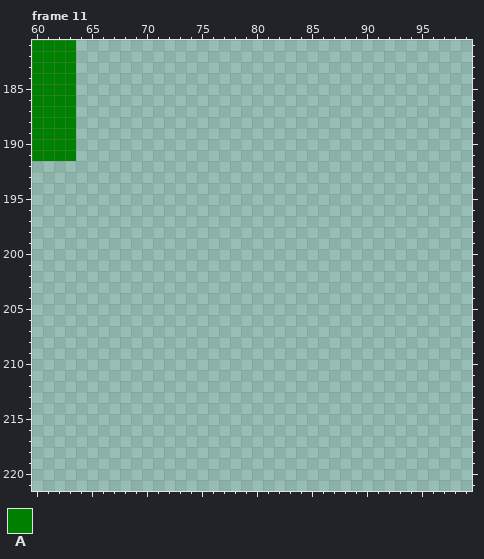
Pixel-art file -- animations/3010_Kensou_08135047.aseprite. This is how it looked before the edit.
600x300 pixels, 71 frames. Colours within 5 levels of each other are drawn and written as one. Shown: frame 11: x 60..99, y 181..221. The commit also changed other frames or places, which this record leaves out.
Palette (. is transparent): A #008000
Pixels before, frame 11, first column x 60:
181 AAAA
182 AAAA
183 AAAA
184 AAAA
185 AAAA
186 AAAA
187 AAAA
188 AAAA
189 AAAA
190 AAAA
191 AAAA
Now the later version:
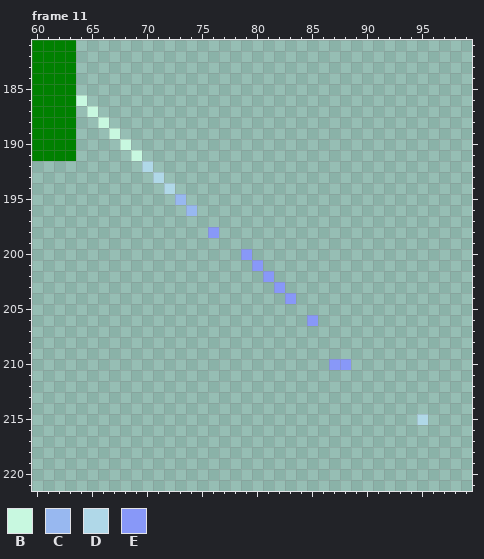
Colours new in this view: B #c8f8e0  C #98b8f0  D #b0d8e8  E #8898f8
Difference:
layer "特效层1" now shown
Frame 11, layer "特效层1":
There is now colour B in row 186 at x 64; in row 187 at x 65; in row 188 at x 66; in row 189 at x 67; in row 190 at x 68; in row 191 at x 69.
There is now colour C in row 195 at x 73; in row 196 at x 74.
There is now colour D in row 192 at x 70; in row 193 at x 71; in row 194 at x 72; in row 215 at x 95.
There is now colour E in row 198 at x 76; in row 200 at x 79; in row 201 at x 80; in row 202 at x 81; in row 203 at x 82; in row 204 at x 83.
There is now colour E in row 206 at x 85; in row 210 at x 87 to 88.
